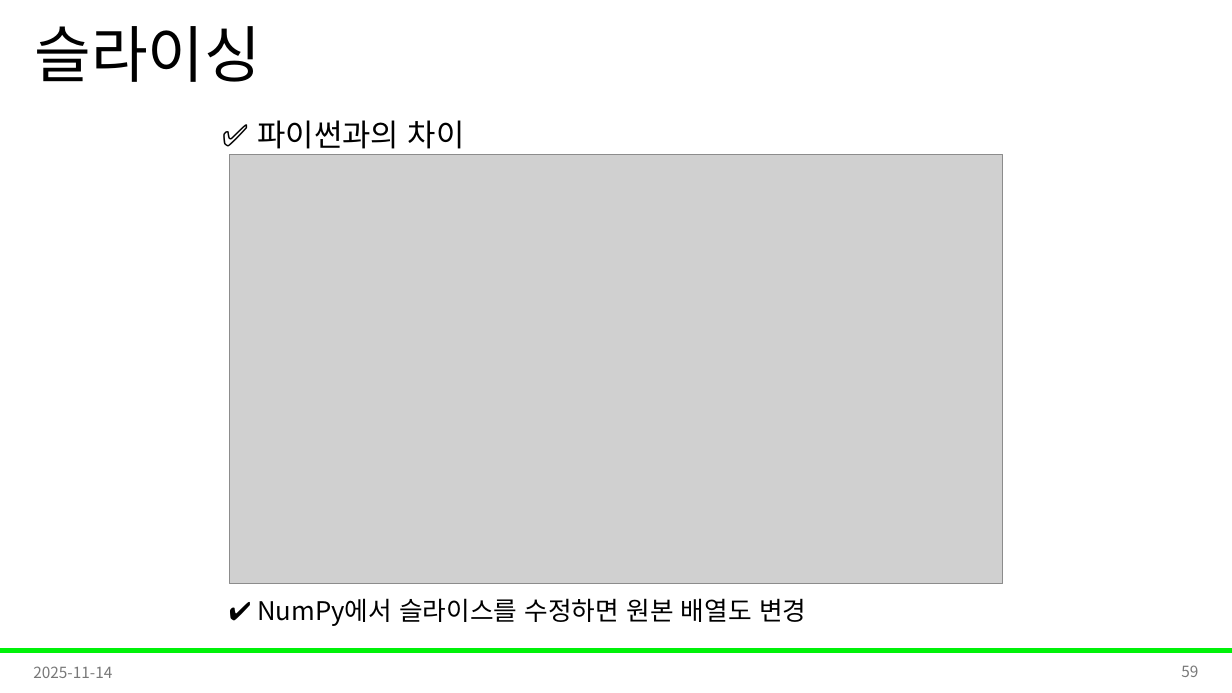
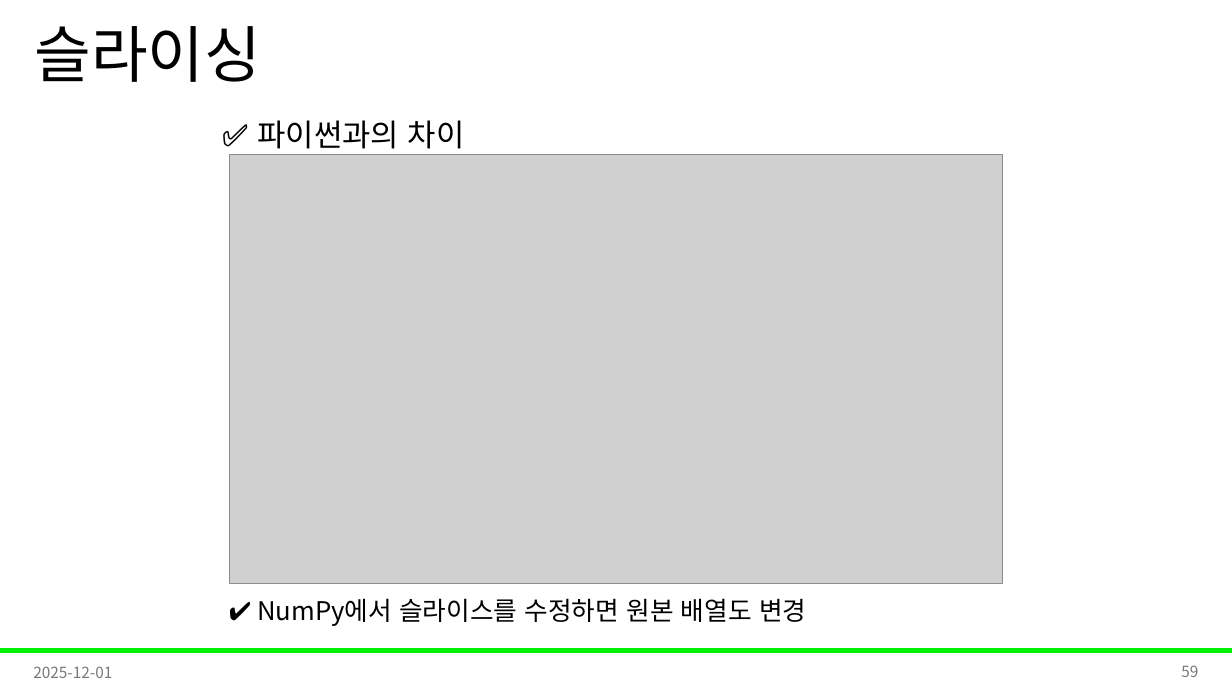
Before and after one commit to Leader-Lesson/KDT_RE_5th, a slide deck: slide 59 of material/3_데이터분석/01_numpy.pptx. Drawn at 1232x693 pixels with LibreOffice and Linux fonts; fonts in the diff are those of the drawing; grey boxes stand for pictures; background and template pictures are left out. Boxes give left, top, right and bottom in pixels: in the first picture for what was removed or moved away, otherwise in the second. Text is boxed around its words. In the diff, an @@ line names an element or a change of style, - is before the commit and + after.

```diff
--- a/material/3_데이터분석/01_numpy.pptx
+++ b/material/3_데이터분석/01_numpy.pptx
@@ text at <box>33,666,112,678</box>: text changed @@
-2025-11-14
+2025-12-01
```
Also in this commit, not shown: 48 other slides changed, 1 other file.
